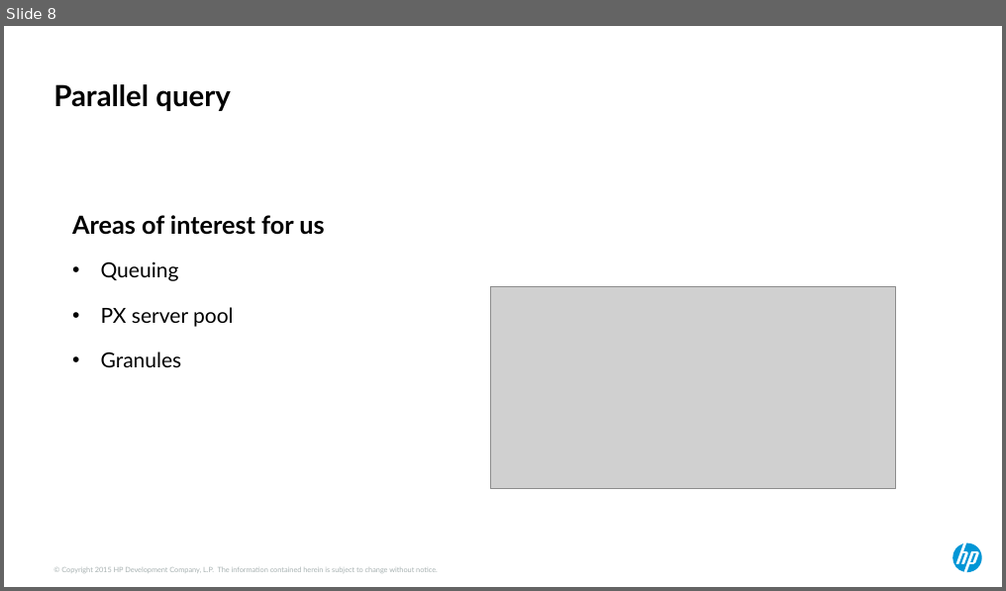
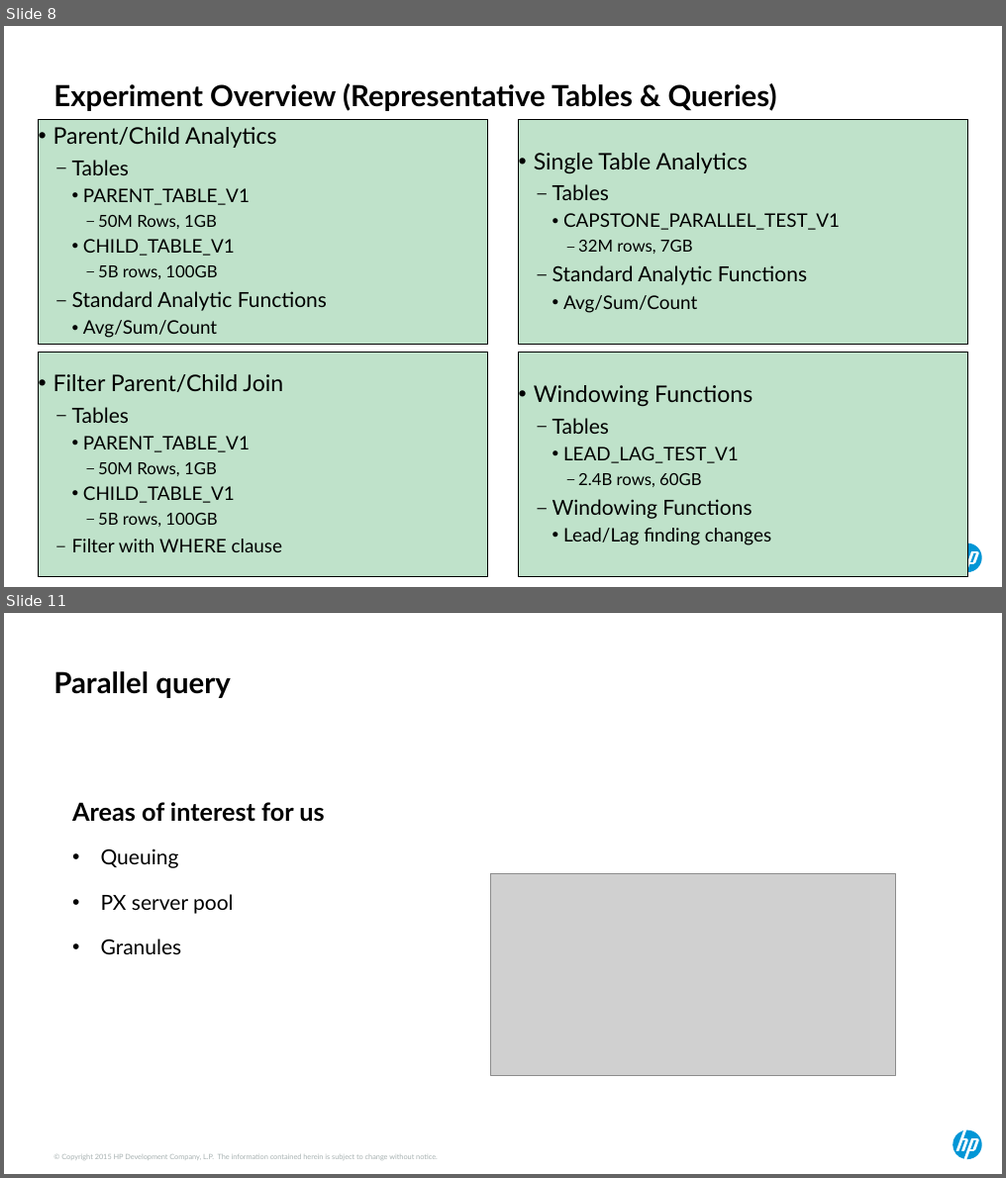
Before and after one commit to ndesilets/Group-13-HP-Big-Data-Analytics, a slide deck: Power Point Files/hotsos_2017 (kirbys inputs).pptx. Shown one above the other, each under a label of ours: slide 8 before the commit, slides 8 and 11 after it; the slides between them are not shown. The pictures are 1006x591 and 1006x1178 pixels, drawn with LibreOffice and Linux fonts; fonts in the diff are those of the drawing; grey boxes stand for pictures. Boxes give left, top, right and bottom in pixels: in the first picture for what was removed or moved away, otherwise in the second. Text is boxed around its words. In the diff, an @@ line names an element or a change of style, - is before the commit and + after.

```diff
--- a/Power Point Files/hotsos_2017 (kirbys inputs).pptx
+++ b/Power Point Files/hotsos_2017 (kirbys inputs).pptx
@@ slide 8 added at [4,26,1002,587], background #FFFFFF; not listed: 1 template element that a slide beside it also shows @@
@@ title added at [54,83,777,111], 28 pt, text #000000, bold @@
+Experiment Overview (Representative Tables & Queries)
@@ rectangle added at [39,120,487,344], fill #BFE2CA, outline #000000 0.75 pt, 18 pt, text #000000 @@
+• Parent/Child Analytics
+  – Tables
+    • PARENT_TABLE_V1
+      – 50M Rows, 1GB
+    • CHILD_TABLE_V1
+      – 5B rows, 100GB
+  – Standard Analytic Functions
+    • Avg/Sum/Count
@@ rectangle added at [519,120,967,344], fill #BFE2CA, outline #000000 0.75 pt, 18 pt, text #000000 @@
+• Single Table Analytics
+  – Tables
+    • CAPSTONE_PARALLEL_TEST_V1
+      – 32M rows, 7GB
+  – Standard Analytic Functions
+    • Avg/Sum/Count
@@ rectangle added at [39,353,487,577], fill #BFE2CA, outline #000000 0.75 pt, 18 pt, text #000000 @@
+• Filter Parent/Child Join
+  – Tables
+    • PARENT_TABLE_V1
+      – 50M Rows, 1GB
+    • CHILD_TABLE_V1
+      – 5B rows, 100GB
+  – Filter with WHERE clause
@@ rectangle added at [519,353,967,577], fill #BFE2CA, outline #000000 0.75 pt, 18 pt, text #000000 @@
+• Windowing Functions
+  – Tables
+    • LEAD_LAG_TEST_V1
+      – 2.4B rows, 60GB
+  – Windowing Functions
+    • Lead/Lag finding changes
@@ text added at [471,560,500,573], 12 pt, text #FFFFFF @@
+FM 2015
@@ what was slide 8 is now slide 11 @@
```
Also in this commit, not shown: 10 slides changed, 9 other slides added, 2 slides removed, 4 other files.
